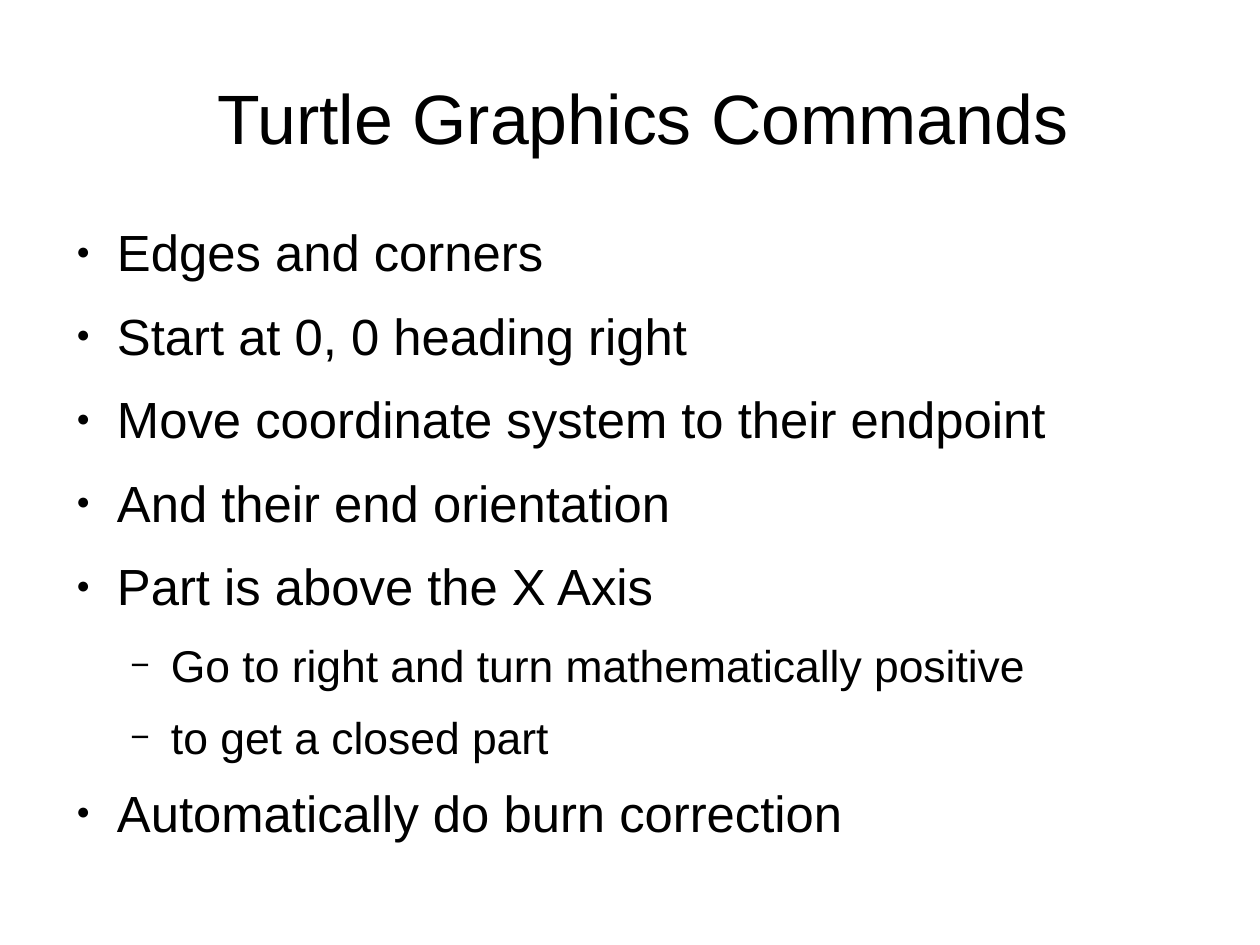
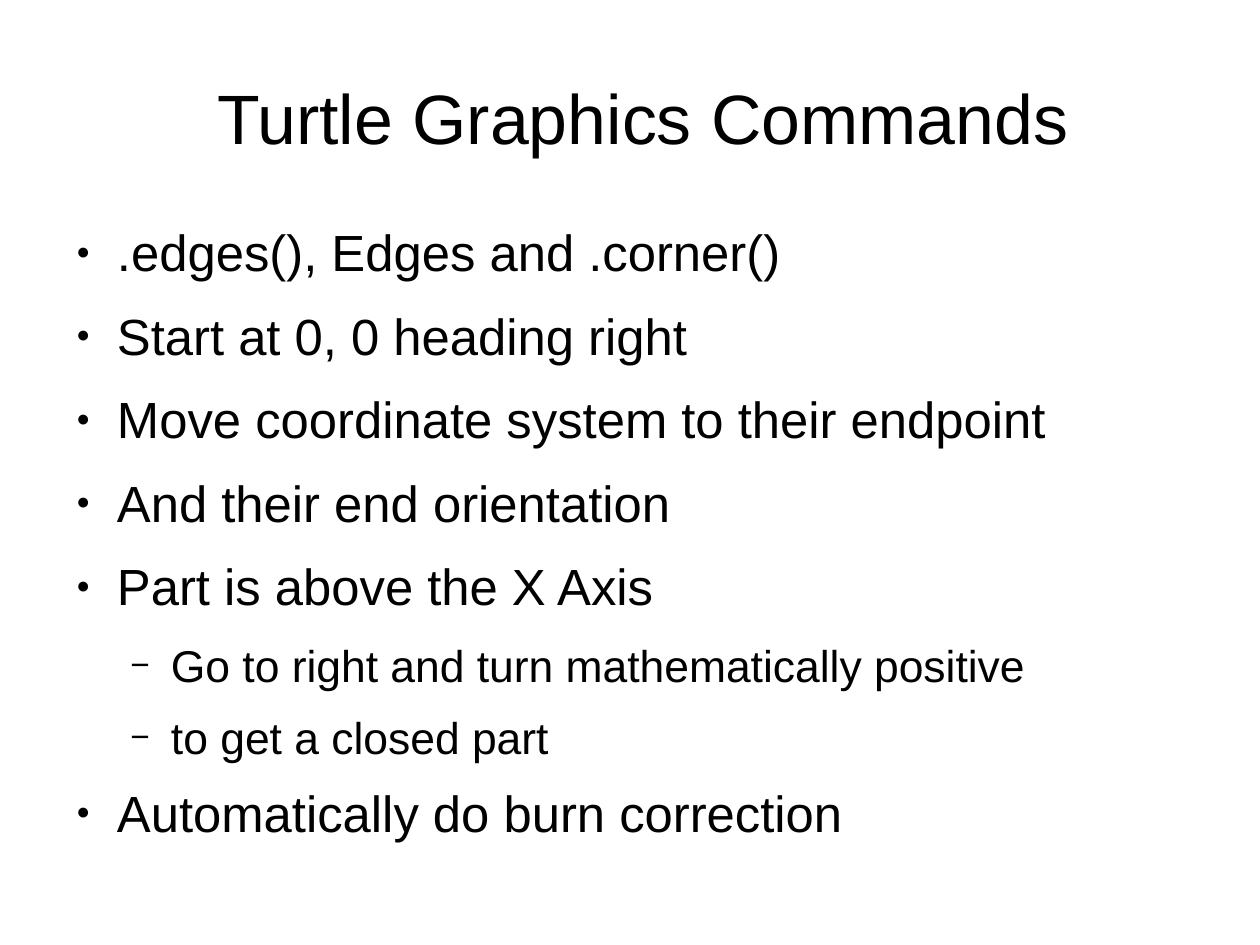
Before and after one commit to florianfesti/boxes, a slide deck: slide 33 of documentation/presentation.odp (slide 26 before the commit). Drawn at 1260x945 pixels with LibreOffice and Linux fonts; fonts in the diff are those of the drawing. Boxes give left, top, right and bottom in pixels: in the first picture for what was removed or moved away, otherwise in the second. Text is boxed around its words. In the diff, an @@ line names an element or a change of style, - is before the commit and + after.

```diff
--- a/documentation/presentation.odp
+++ b/documentation/presentation.odp
@@ text at (117,234,780,282): text changed @@
-● Edges and corners
+● .edges(), Edges and .corner()
```
Also in this commit, not shown: 8 other slides changed, 7 slides added.
